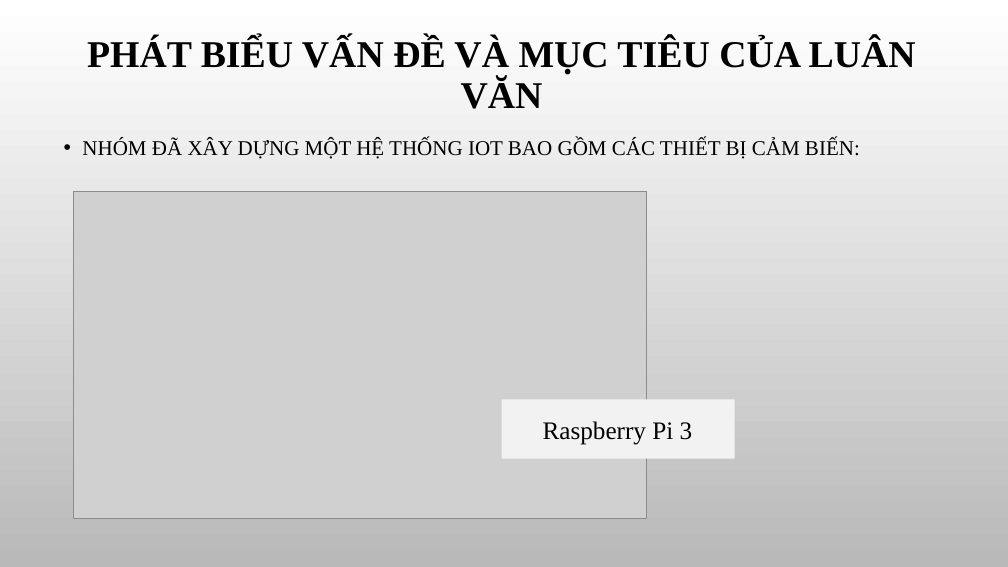
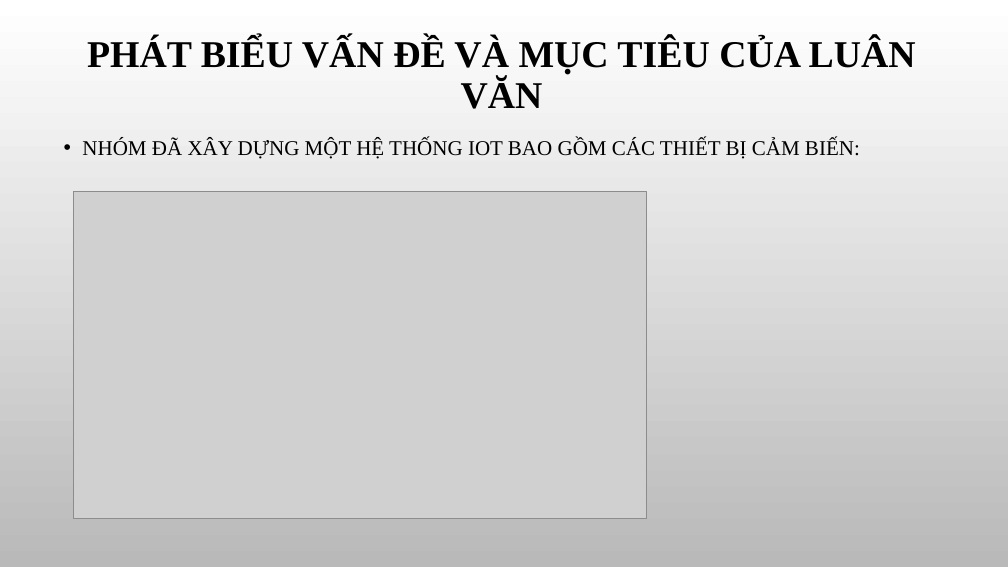
Before and after one commit to AJackTi/Project-Monitor-Baby, a slide deck: slide 3 of Giám sát giấc ngủ em bé thông qua.pptx (slide 4 before the commit). Drawn at 1008x567 pixels with LibreOffice and Linux fonts; fonts in the diff are those of the drawing; grey boxes stand for pictures; background and template pictures are left out. Boxes give left, top, right and bottom in pixels: in the first picture for what was removed or moved away, otherwise in the second. Text is boxed around its words. In the diff, an @@ line names an element or a change of style, - is before the commit and + after.

```diff
--- a/Giám sát giấc ngủ em bé thông qua.pptx
+++ b/Giám sát giấc ngủ em bé thông qua.pptx
@@ rectangle removed at (501, 399, 735, 458) @@
-Raspberry Pi 3
```
Also in this commit, not shown: 3 other slides changed, 1 slide removed, 31 other files.
